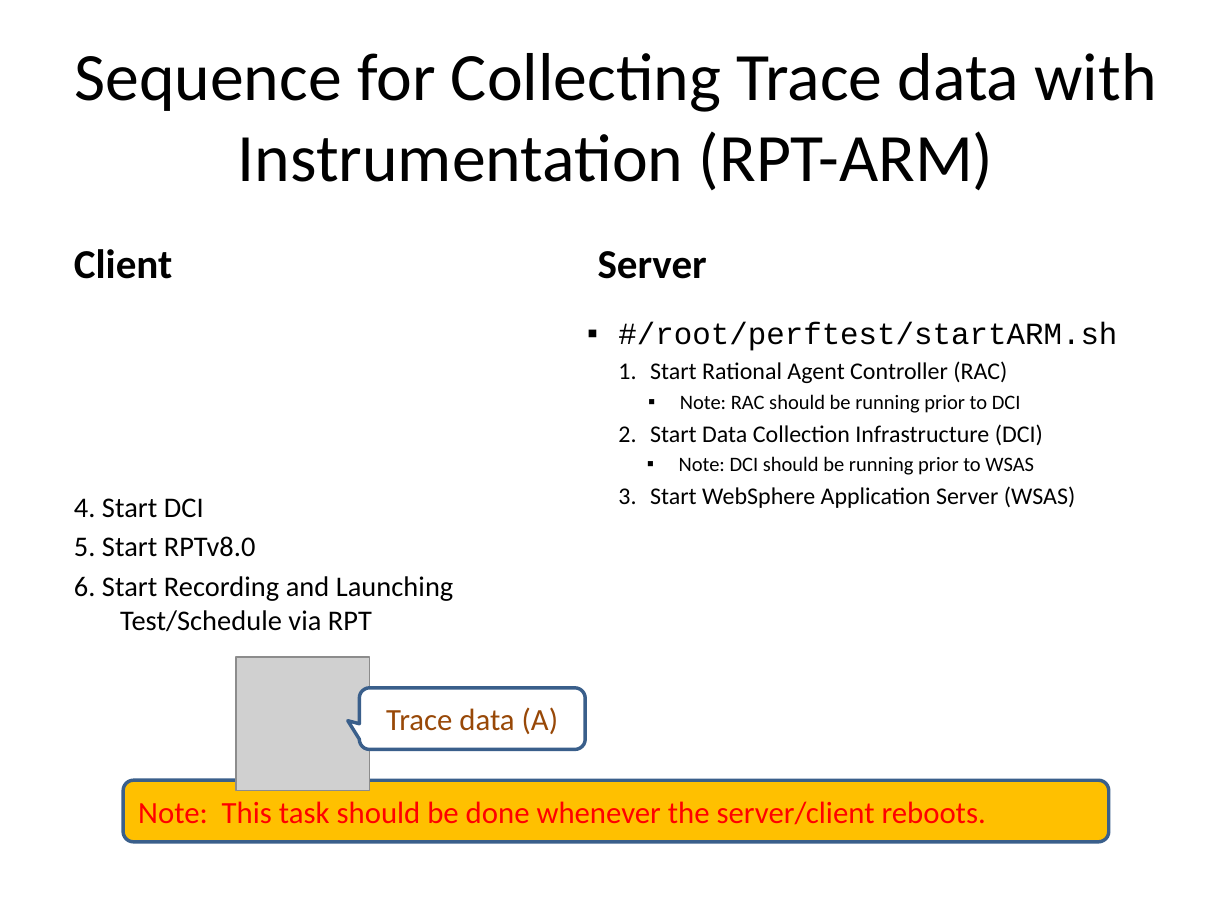
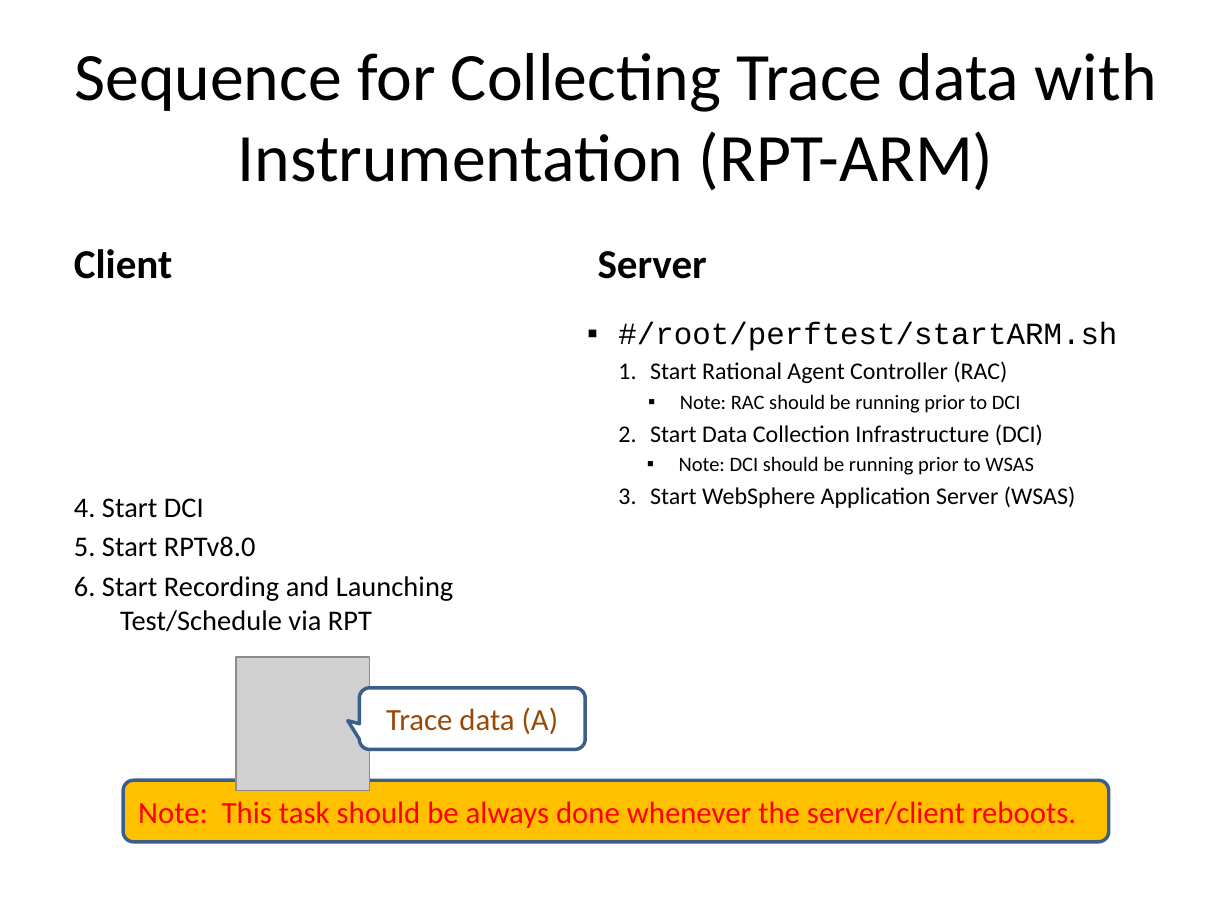
Before and after one commit to wsgan001/asegrp, a slide deck: slide 5 of papers/DRCPA/docs/PerfTest - Profiling.pptx (slide 6 before the commit). Drawn at 1232x924 pixels with LibreOffice and Linux fonts; fonts in the diff are those of the drawing; grey boxes stand for pictures. Boxes give left, top, right and bottom in pixels: in the first picture for what was removed or moved away, otherwise in the second. Text is boxed around its words. In the diff, an @@ line names an element or a change of style, - is before the commit and + after.

```diff
--- a/papers/DRCPA/docs/PerfTest - Profiling.pptx
+++ b/papers/DRCPA/docs/PerfTest - Profiling.pptx
@@ text in rounded speech box at (x1=138, y1=801, x2=1076, y2=828): text changed @@
-Note: This task should be done whenever the server/client reboots.
+Note: This task should be always done whenever the server/client reboots.
```
Also in this commit, not shown: 3 other slides changed, 5 slides added, 2 slides removed.
